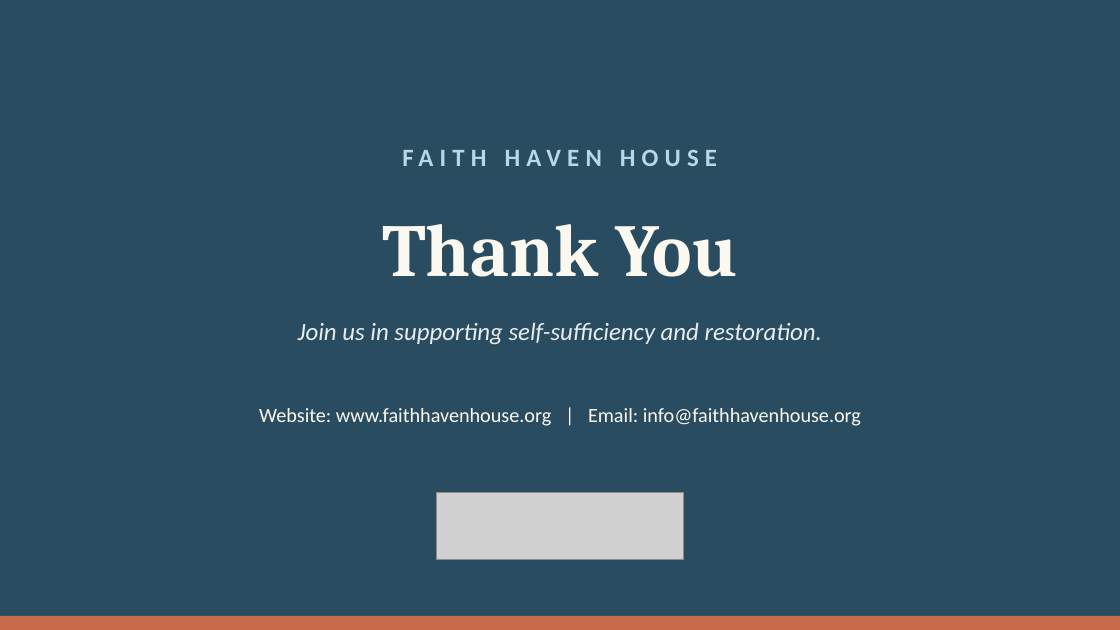
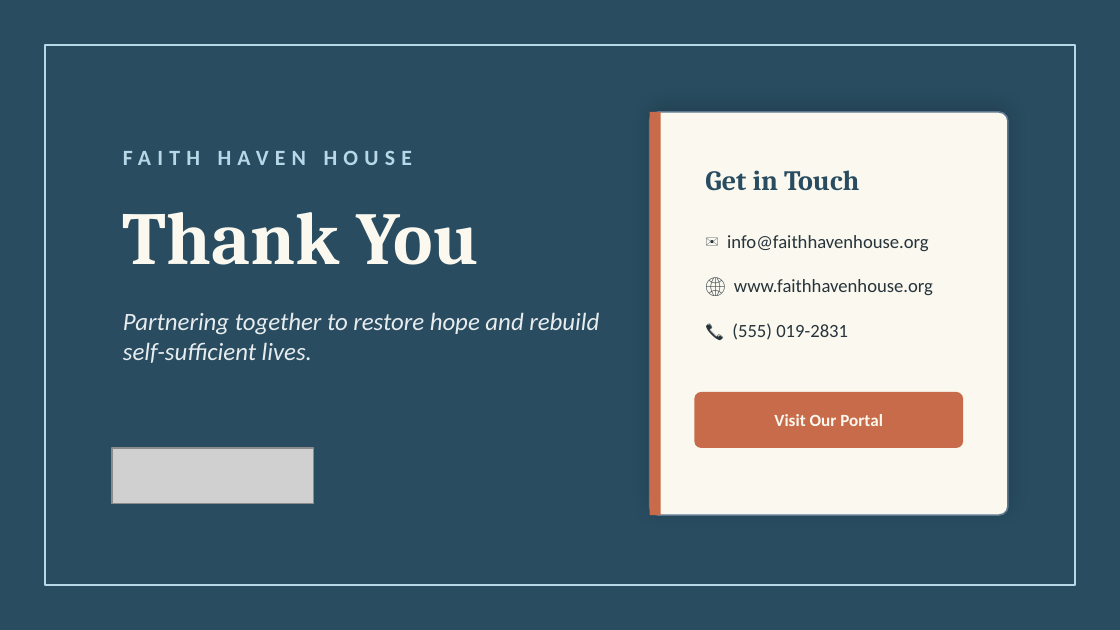
Before and after one commit to jlmiller12s/faith-haven-house-web, a slide deck: slide 8 of public/Faith-Haven-House-Presentation-Template.pptx. Drawn at 1120x630 pixels with LibreOffice and Linux fonts; fonts in the diff are those of the drawing; grey boxes stand for pictures. Boxes give left, top, right and bottom in pixels: in the first picture for what was removed or moved away, otherwise in the second. Text is boxed around its words. In the diff, an @@ line names an element or a change of style, - is before the commit and + after.

Commit message:
design: visually stunning, premium-grade asymmetric redesign of FHH PowerPoint presentation template

```diff
--- a/public/Faith-Haven-House-Presentation-Template.pptx
+++ b/public/Faith-Haven-House-Presentation-Template.pptx
@@ rectangle: place and size @@
-rectangle at bbox=[0, 616, 1120, 629]
+rectangle at bbox=[45, 45, 1075, 586]
@@ rectangle at bbox=[45, 45, 1075, 586]: fill #C86B4A to none; outline none to #B8D8E8 1 pt @@
@@ rounded rectangle added at bbox=[650, 112, 1008, 515], fill #FAF8EF, outline #5E7890 1 pt @@
@@ rectangle added at bbox=[650, 112, 661, 515], fill #C86B4A @@
@@ text "FAITH HAVEN HOUSE" at bbox=[123, 151, 412, 165]: size 16 to 14 pt; alignment centre to left @@
@@ text added at bbox=[705, 170, 859, 191], 18 pt, text #294C60, bold @@
+Get in Touch
@@ text "Thank You" at bbox=[123, 212, 478, 265]: alignment centre to left @@
@@ text added at bbox=[727, 235, 929, 251], 12 pt, text #27343B @@
+✉️ info@faithhavenhouse.org
@@ text added at bbox=[734, 279, 933, 295], 12 pt, text #27343B @@
+🌐 www.faithhavenhouse.org
@@ text at bbox=[123, 312, 599, 363]: text changed @@
-Join us in supporting self-sufficiency and restoration.
+Partnering together to restore hope and rebuild self-sufficient lives.
@@ text added at bbox=[732, 323, 848, 340], 12 pt, text #27343B @@
+📞 (555) 019-2831
@@ text removed at bbox=[259, 408, 861, 426] @@
-Website: www.faithhavenhouse.org | Email: info@faithhavenhouse.org
@@ rounded rectangle added at bbox=[694, 392, 963, 448], fill #C86B4A @@
@@ text added at bbox=[774, 414, 883, 426], 11 pt, text #FAF8EF, bold @@
+Visit Our Portal
@@ picture: place and size @@
-picture at bbox=[437, 493, 683, 560]
+picture at bbox=[112, 448, 314, 504]
```
Also in this commit, not shown: 6 other slides changed, 1 slide added, 1 slide removed.
